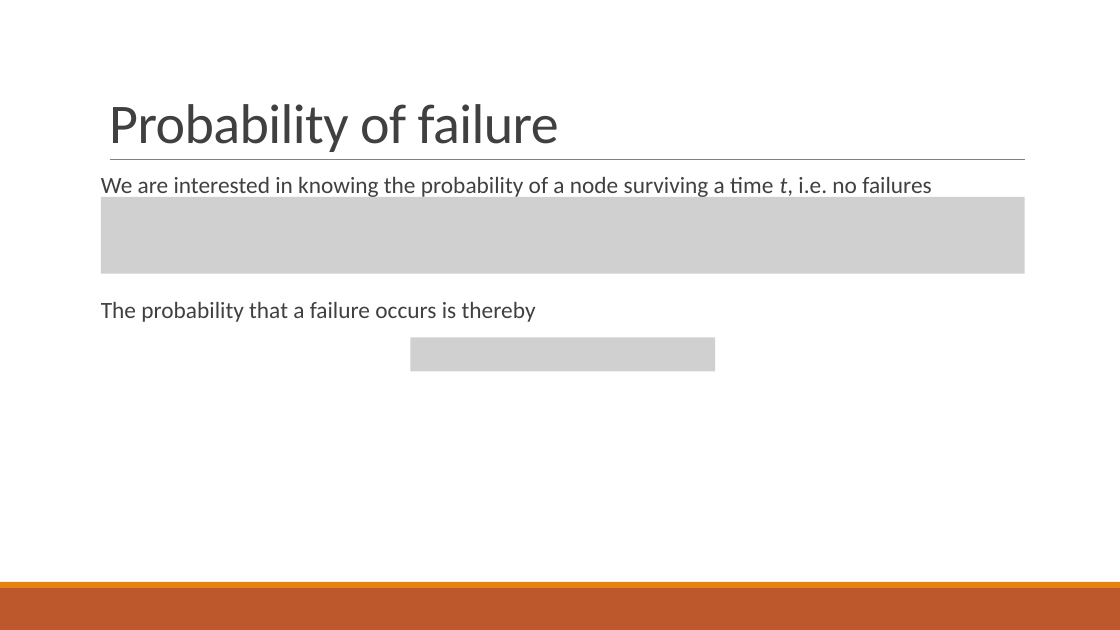
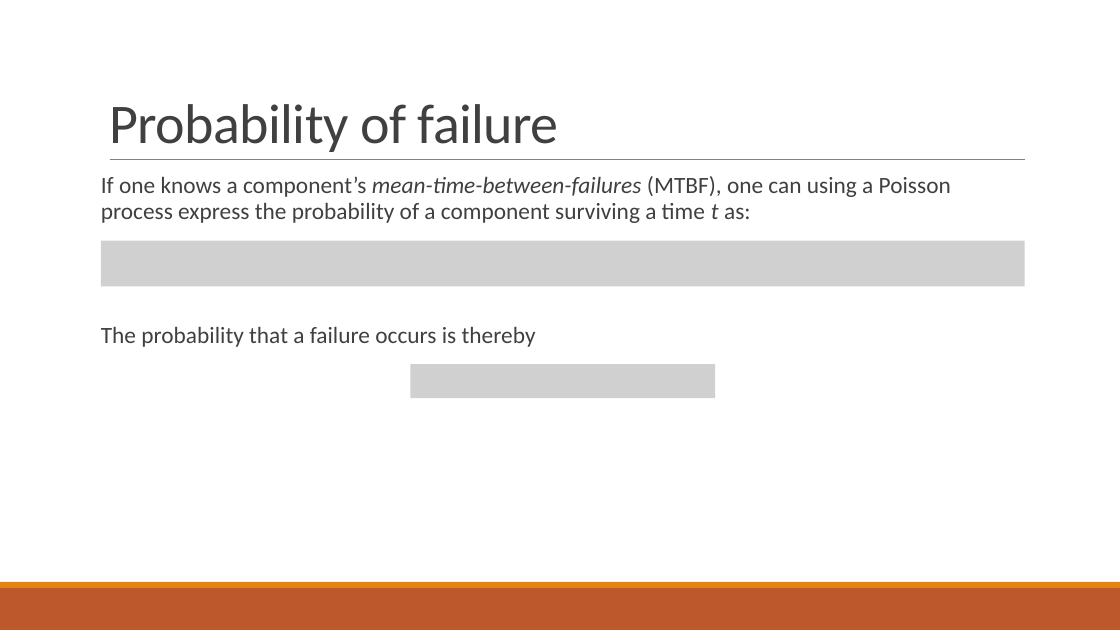
Before and after one commit to PStahl/master_thesis, a slide deck: slide 7 of presentation/presentation2.pptx. Drawn at 1120x630 pixels with LibreOffice and Linux fonts; fonts in the diff are those of the drawing; grey boxes stand for pictures. Boxes give left, top, right and bottom in pixels: in the first picture for what was removed or moved away, otherwise in the second. Text is boxed around its words. In the diff, an @@ line names an element or a change of style, - is before the commit and + after.

```diff
--- a/presentation/presentation2.pptx
+++ b/presentation/presentation2.pptx
@@ text at (101, 176, 951, 223): text changed @@
-We are interested in knowing the probability of a node surviving a time t, i.e. no failures
+If one knows a component’s mean-time-between-failures (MTBF), one can using a Poisson process express the probability of a component surviving a time t as:
@@ picture removed at (101, 197, 1025, 273) @@
@@ picture added at (101, 241, 1025, 287) @@
@@ picture removed at (411, 338, 716, 371) @@
@@ picture added at (411, 365, 716, 398) @@
```
Also in this commit, not shown: 2 other slides changed, 1 slide added, 1 slide removed.
